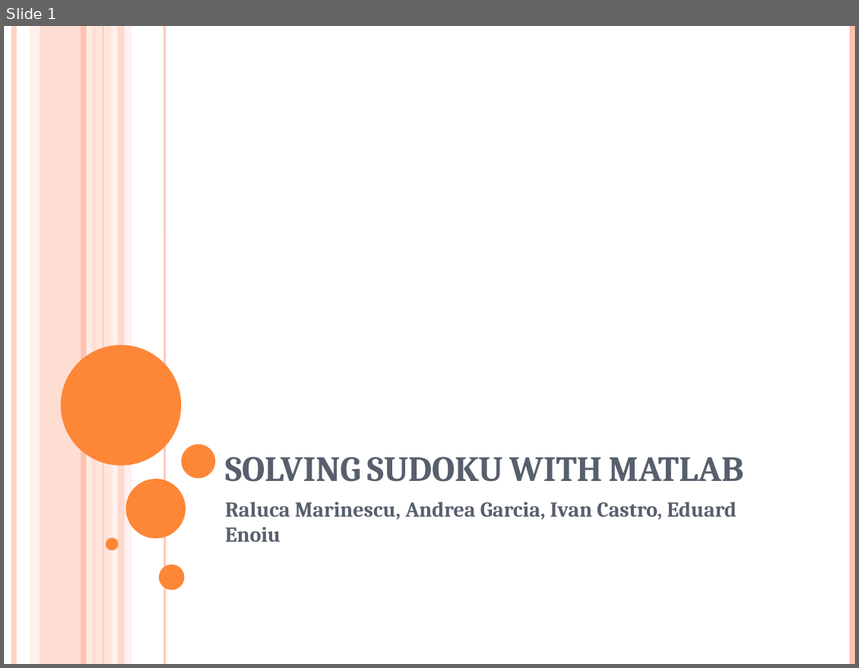
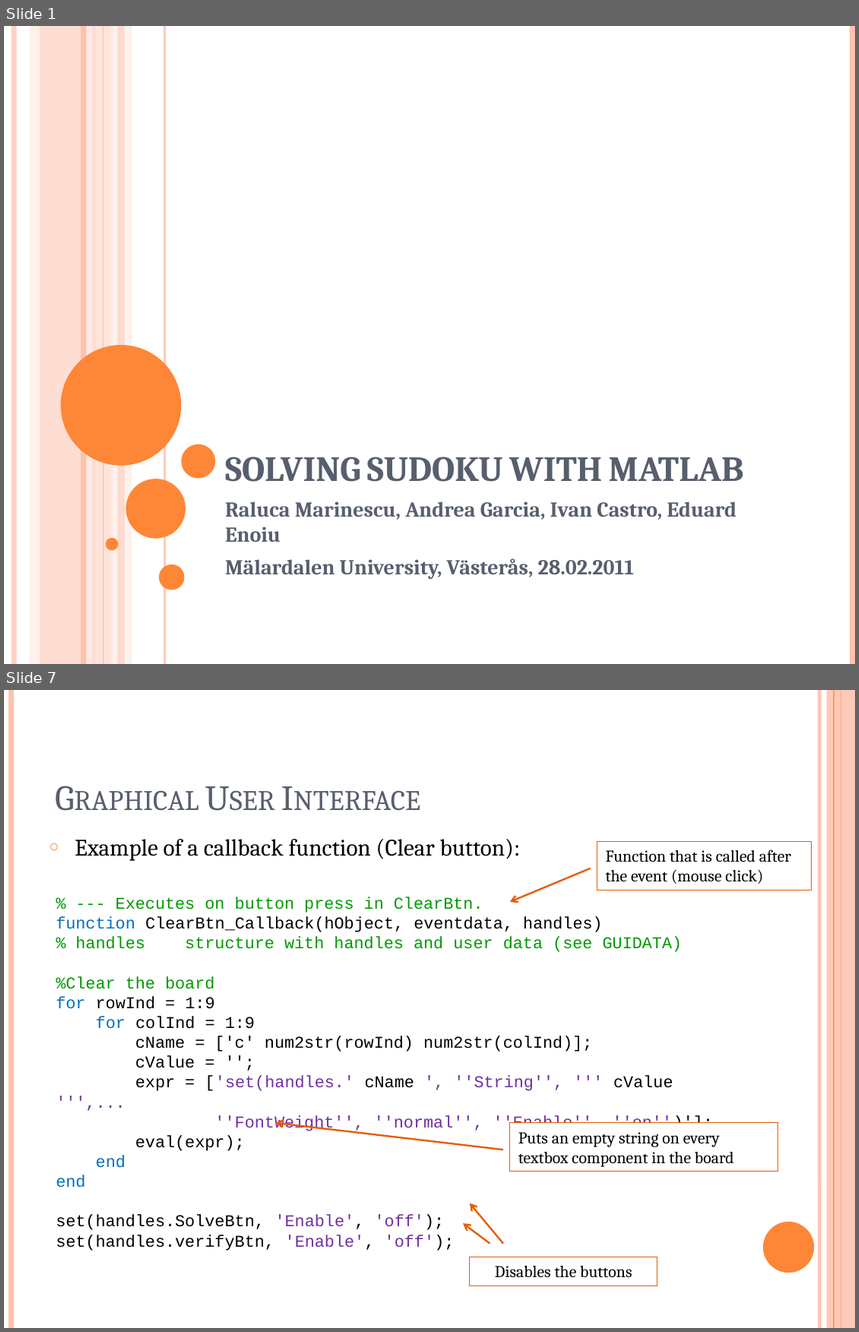
Before and after one commit to VivekVeeri/i-sudoku-matlab, a slide deck: doc/SOLVING SUDOKU WITH MATLAB.pptx. Shown one above the other, each under a label of ours: slide 1 before the commit, slides 1 and 7 after it; the slides between them are not shown. The pictures are 859x668 and 859x1332 pixels, drawn with LibreOffice and Linux fonts; fonts in the diff are those of the drawing. Boxes give left, top, right and bottom in pixels: in the first picture for what was removed or moved away, otherwise in the second. Text is boxed around its words. In the diff, an @@ line names an element or a change of style, - is before the commit and + after.

```diff
--- a/doc/SOLVING SUDOKU WITH MATLAB.pptx
+++ b/doc/SOLVING SUDOKU WITH MATLAB.pptx
@@ slide 7 added at (4,690,855,1328), background #FFFFFF @@
@@ line added from (11, 690) to (11, 1328), #FEC3AE 4.5 pt @@
@@ line added from (819, 690) to (819, 1328), #FEC3AE 3 pt @@
@@ rectangle added at (827,690,855,1328), fill #FEC3AE at 87% opacity @@
@@ line added from (834, 690) to (834, 1328), #FE8637 0.75 pt @@
@@ line added from (841, 690) to (841, 1328), #FE8637 1.5 pt @@
@@ text added at (75,839,521,861), 20 pt, text #000000 @@
+○ Example of a callback function (Clear button):
@@ rectangle added at (598,841,812,890), fill #FFFFFF, outline #E75C01 0.75 pt, 14 pt, text #000000 @@
+Function that is called after the event (mouse click)
@@ arrow added from (591, 869) to (509, 902), #E75C01 1.5 pt @@
@@ text added at (56,897,713,1251), 14 pt, text #000000 @@
+% --- Executes on button press in ClearBtn.
+function ClearBtn_Callback(hObject, eventdata, handles)
+% handles structure with handles and user data (see GUIDATA)
+%Clear the board
+for rowInd = 1:9
+for colInd = 1:9
+cName = ['c' num2str(rowInd) num2str(colInd)];
+cValue = '';
+expr = ['set(handles.' cName ', ''String'', ''' cValue ''',...
+''FontWeight'', ''normal'', ''Enable'', ''on'')'];
+eval(expr);
+end
+end
+set(handles.SolveBtn, 'Enable', 'off');
+set(handles.verifyBtn, 'Enable', 'off');
@@ title added at (453,939,493,949), 30 pt, text #575F6D, small capitals @@
+Graphical User Interface
@@ arrow added from (503, 1150) to (275, 1123), #E75C01 1.5 pt @@
@@ rectangle added at (509,1123,778,1172), fill #FFFFFF, outline #E75C01 0.75 pt, 14 pt, text #000000 @@
+Puts an empty string on every textbox component in the board
@@ arrow added from (503, 1244) to (470, 1203), #E75C01 1.5 pt @@
@@ arrow added from (490, 1244) to (463, 1224), #E75C01 1.5 pt @@
@@ ellipse added at (763,1222,814,1273), fill #FE8637 @@
@@ rectangle added at (470,1257,657,1286), fill #FFFFFF, outline #E75C01 0.75 pt, 14 pt, text #000000 @@
+Disables the buttons
@@ slide 1 changed as well @@
@@ subtitle at (225,559,635,579): paragraph added @@
+Mälardalen University, Västerås, 28.02.2011
```
Also in this commit, not shown: 1 other slide changed, 18 other slides added, 1 other file.
